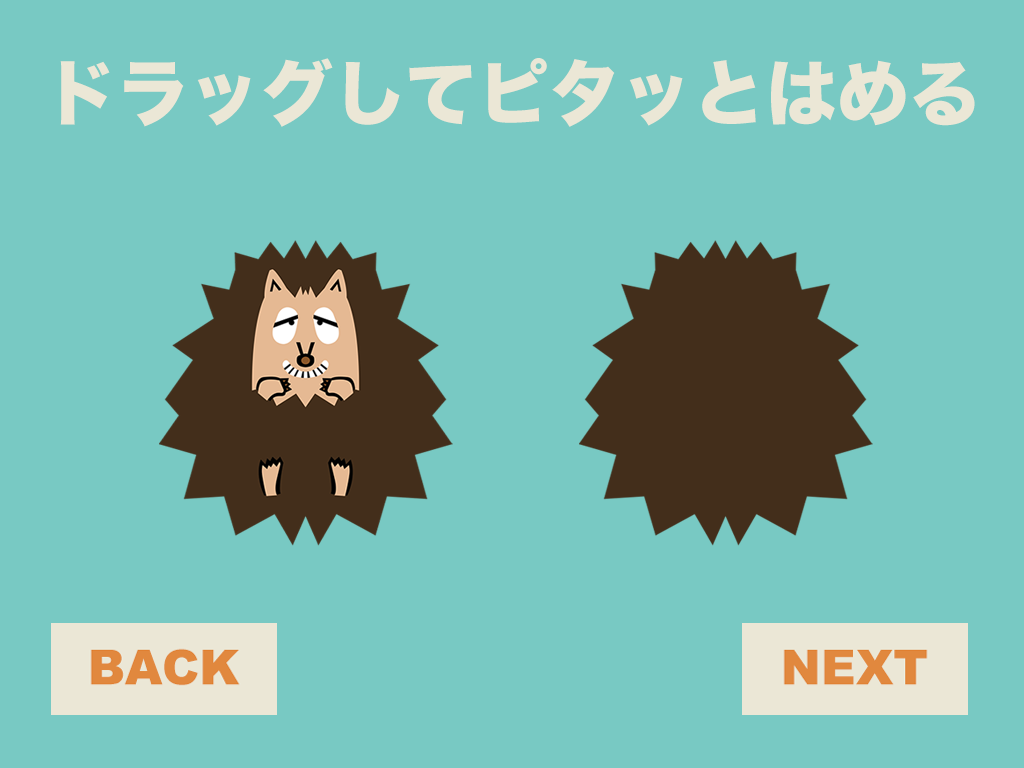
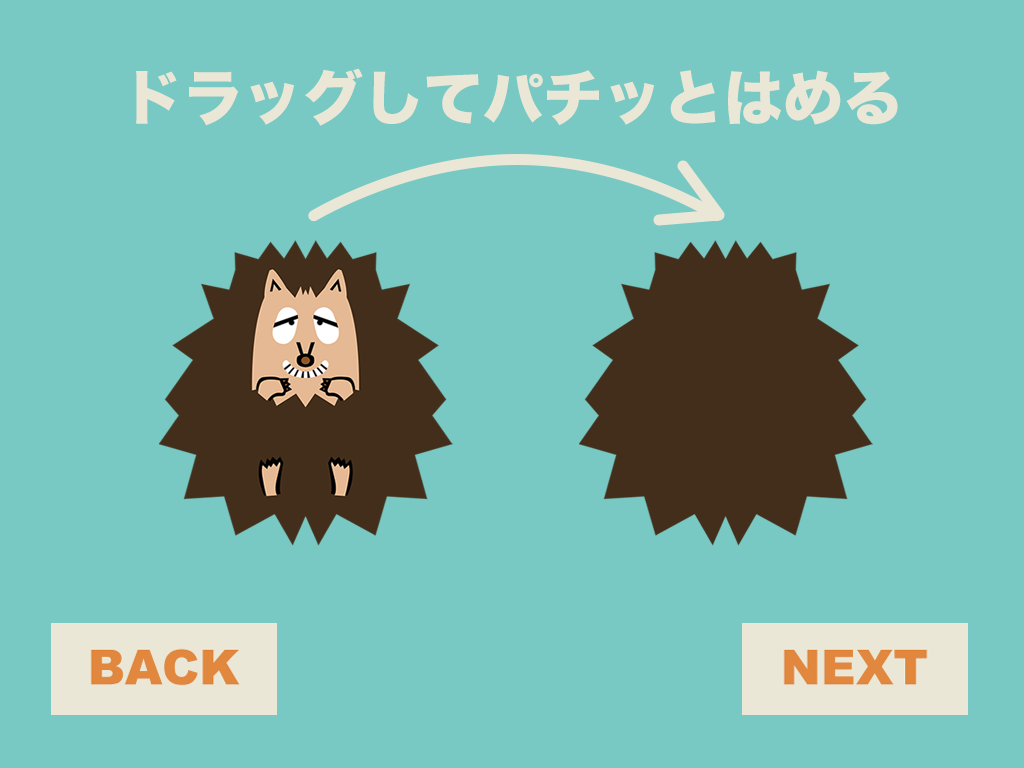
Two versions of the same layered image (1024×768). Layer-by-layer changes:
added layer "arrow" above "text" over [308, 154, 725, 226]
painted on "text" over [60, 58, 975, 127]
